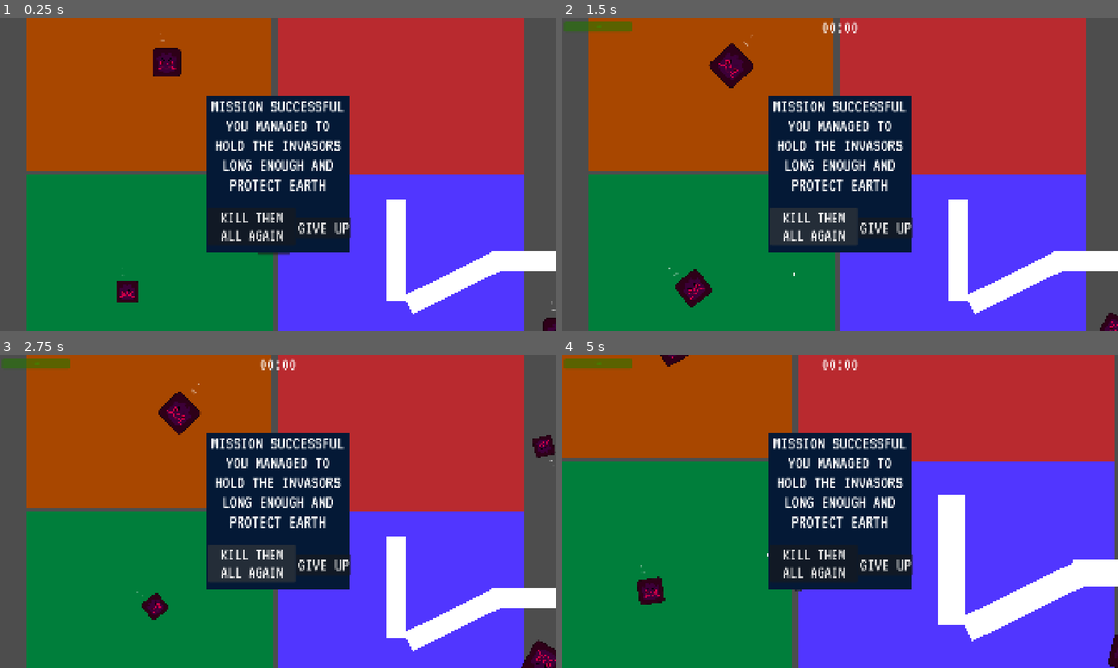
Above: before the commit, frames 1-4 (two rows, left to right).
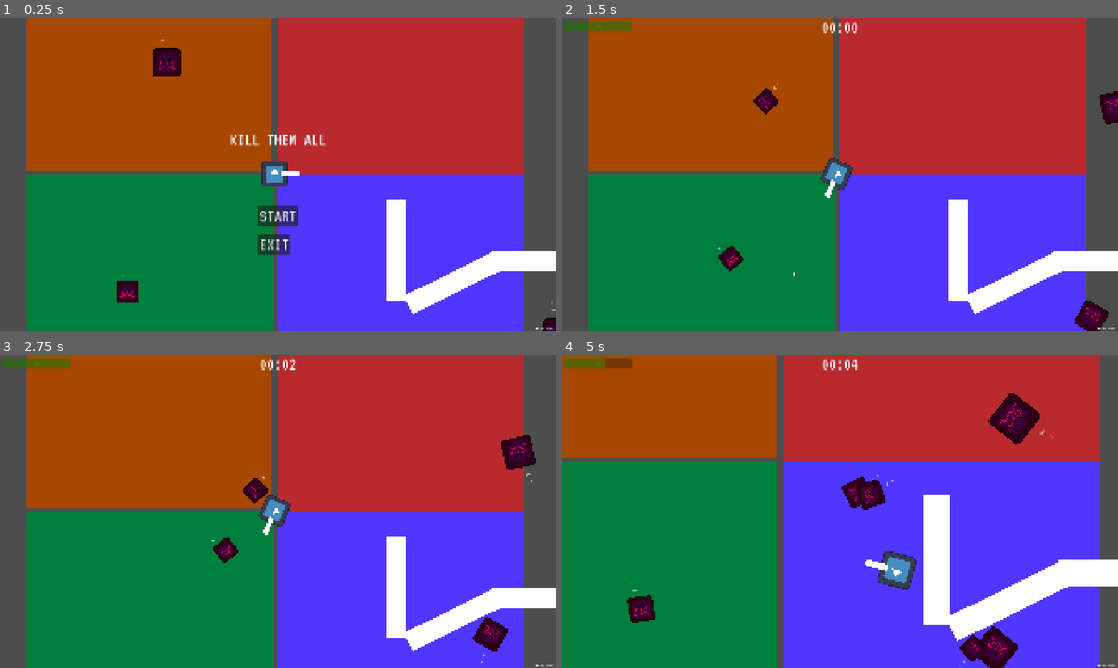
Above: after the commit, the same moments.

Repository: yasukawa426/top-down-shooter
Game: Godot game, scene res://scenes/main.tscn
Same seed, same stepped clock (60 frames per second), same inputs: the game is played once before the commit and once after it. The engine's default icon, where the game draws it, is replaced by a stand-in: a white triangle on a blue panel in a dark square.
Inputs (mouse positions are in pixels of both pictures, inside the frame that each line leads up to):
- Up to frame 1 (0.25 s): no input
- Up to frame 2 (1.5 s): click "START" at 0.5 s; click (812, 227) at 1.25 s, where only the run before the commit has a clickable "KILL THEM ALL AGAIN"
- Up to frame 3 (2.75 s): click (250, 564) at 2 s, where only the run before the commit has a clickable "KILL THEM ALL AGAIN"
- Up to frame 4 (5 s): click (812, 564) at 2.75 s, where only the run before the commit has a clickable "KILL THEM ALL AGAIN"; move the mouse to (962, 495) at 3.52 s; hold D (move_right) 3.53-4.28 s; hold Space (shoot) 3.53-4.28 s; move the mouse to (728, 527) at 4.27 s; hold S (move_down) from 4.28 s (still down); tap Mouse wheel up (zoom_in) at 4.35 s

The runs differ from the first frame. In frame 1, 13% of the frame differs, in the area x 37-100%, y 24-100%; in frame 2, 15%; in frame 3, 15%; in frame 4, 23%, in the area x 7-100%, y 0-100%.

Commit message:
feat: add debug control UI

Diff:
--- a/scenes/hud.gd
+++ b/scenes/hud.gd
@@ -8,6 +8,10 @@
 func _ready() -> void:
 	$GameplayControl.hide()
 	$GameOverControl.hide()
+	$WinControl.hide()
+
+	if OS.is_debug_build():
+		$DebugControl.show()
 
 func show_message(text):
 	$MessageLabel.text = text
@@ -52,6 +56,14 @@
 
 	return "%02d:%02d" % [minutes, seconds]
 
-func update_health(value, max_hp):
+func update_health(value, max_hp) -> void:
 	$GameplayControl/HealthProgressBar.max_value = max_hp
 	$GameplayControl/HealthProgressBar.value = value
+
+func show_win() -> void:
+	$GameplayControl.hide()
+	$WinControl.show()
+
+func update_debug(player_data: Dictionary, time: float) -> void:
+	$DebugControl/WinTimeLabel.text = "Time to win: " + _score_to_time(time)
+	$DebugControl/PlayerLabel.text = "Player data: " + str(player_data)
--- a/scenes/main.tscn
+++ b/scenes/main.tscn
@@ -271,6 +271,38 @@
 grow_vertical = 0
 theme_override_font_sizes/font_size = 64
 text = "GIVE UP"
+
+[node name="DebugControl" type="Control" parent="HUD" unique_id=1464364258]
+visible = false
+layout_mode = 3
+anchors_preset = 15
+anchor_right = 1.0
+anchor_bottom = 1.0
+grow_horizontal = 2
+grow_vertical = 2
+mouse_filter = 2
+
+[node name="WinTimeLabel" type="Label" parent="HUD/DebugControl" unique_id=1474955045]
+layout_mode = 1
+anchors_preset = 3
+anchor_left = 1.0
+anchor_top = 1.0
+anchor_right = 1.0
+anchor_bottom = 1.0
+offset_left = -84.0
+offset_top = -17.0
+grow_horizontal = 0
+grow_vertical = 0
+text = "TIME TO WIN: "
+
+[node name="PlayerLabel" type="Label" parent="HUD/DebugControl" unique_id=1605937005]
+layout_mode = 1
+anchors_preset = 2
+anchor_top = 1.0
+anchor_bottom = 1.0
+offset_top = -17.0
+offset_right = 40.0
+grow_vertical = 0
 
 [node name="ScoreTimer" type="Timer" parent="." unique_id=717289112]
 process_mode = 1
